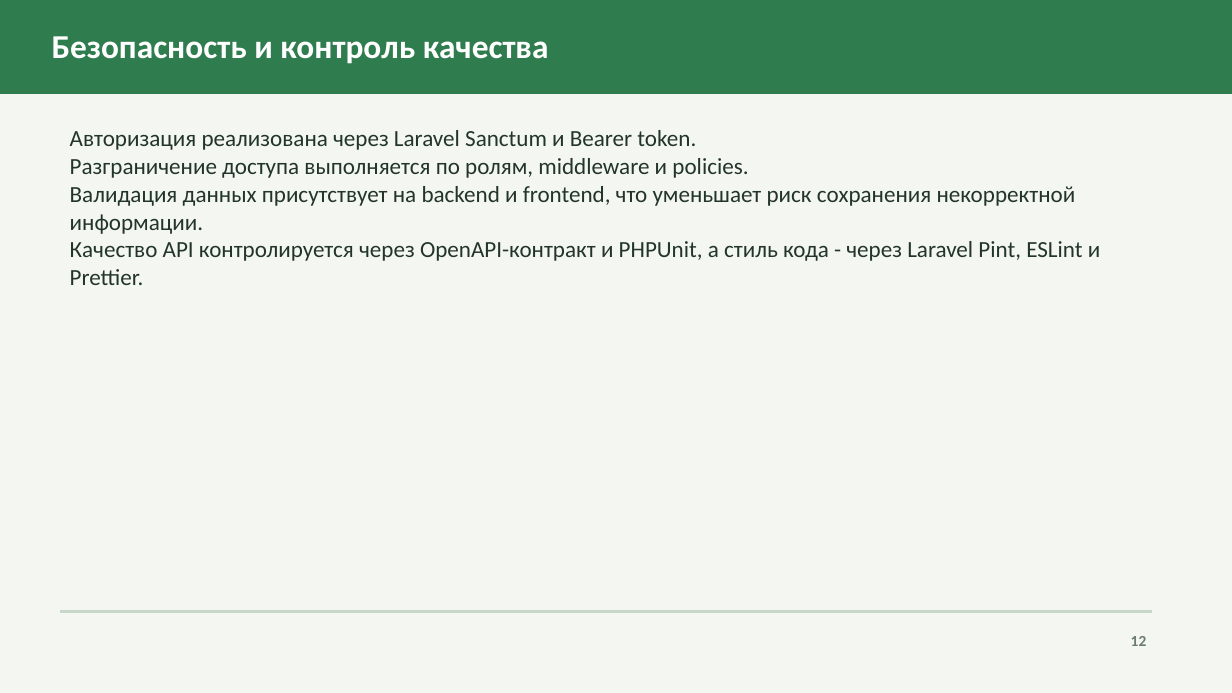
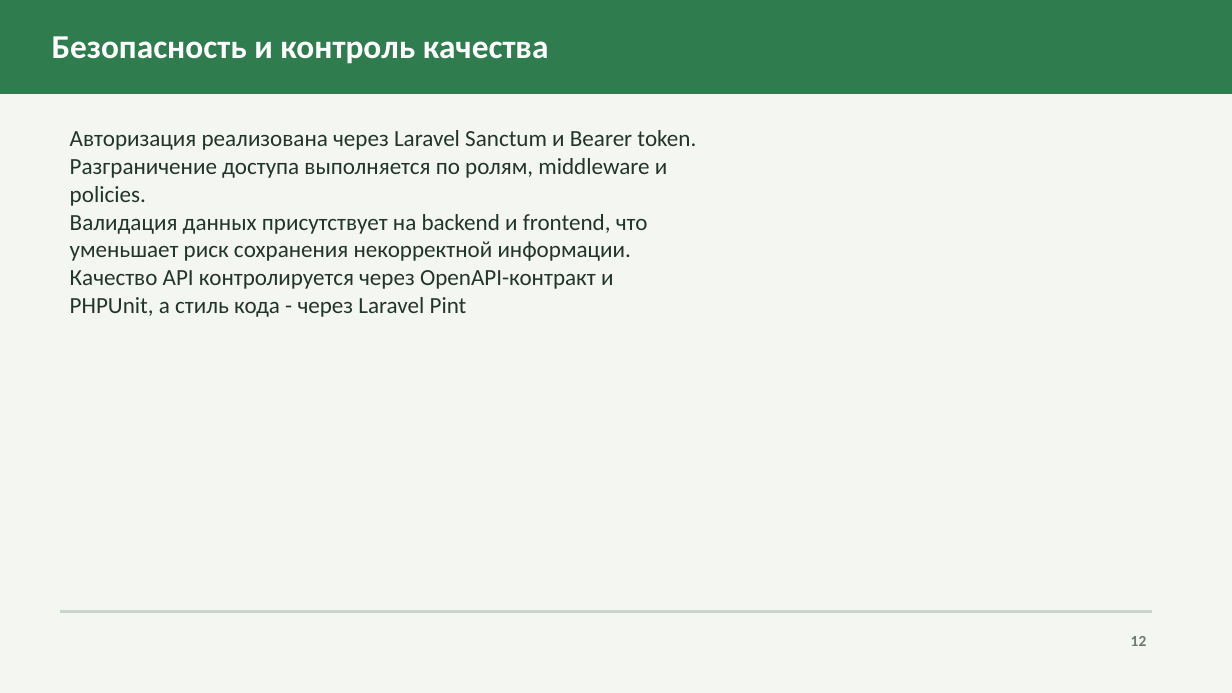
Before and after one commit to yourassarered/plantAssistant, a slide deck: slide 9 of Пояснительная записка/Защитная презентация.pptx (slide 13 before the commit). Drawn at 1232x693 pixels with LibreOffice and Linux fonts; fonts in the diff are those of the drawing. Boxes give left, top, right and bottom in pixels: in the first picture for what was removed or moved away, otherwise in the second. Text is boxed around its words. In the diff, an @@ line names an element or a change of style, - is before the commit and + after.

```diff
--- a/Пояснительная записка/Защитная презентация.pptx
+++ b/Пояснительная записка/Защитная презентация.pptx
@@ text at (70,270,613,317): text changed @@
-Качество API контролируется через OpenAPI-контракт и PHPUnit, а стиль кода - через Laravel Pint, ESLint и Prettier.
+Качество API контролируется через OpenAPI-контракт и PHPUnit, а стиль кода - через Laravel Pint
```
Also in this commit, not shown: 4 other slides changed.
